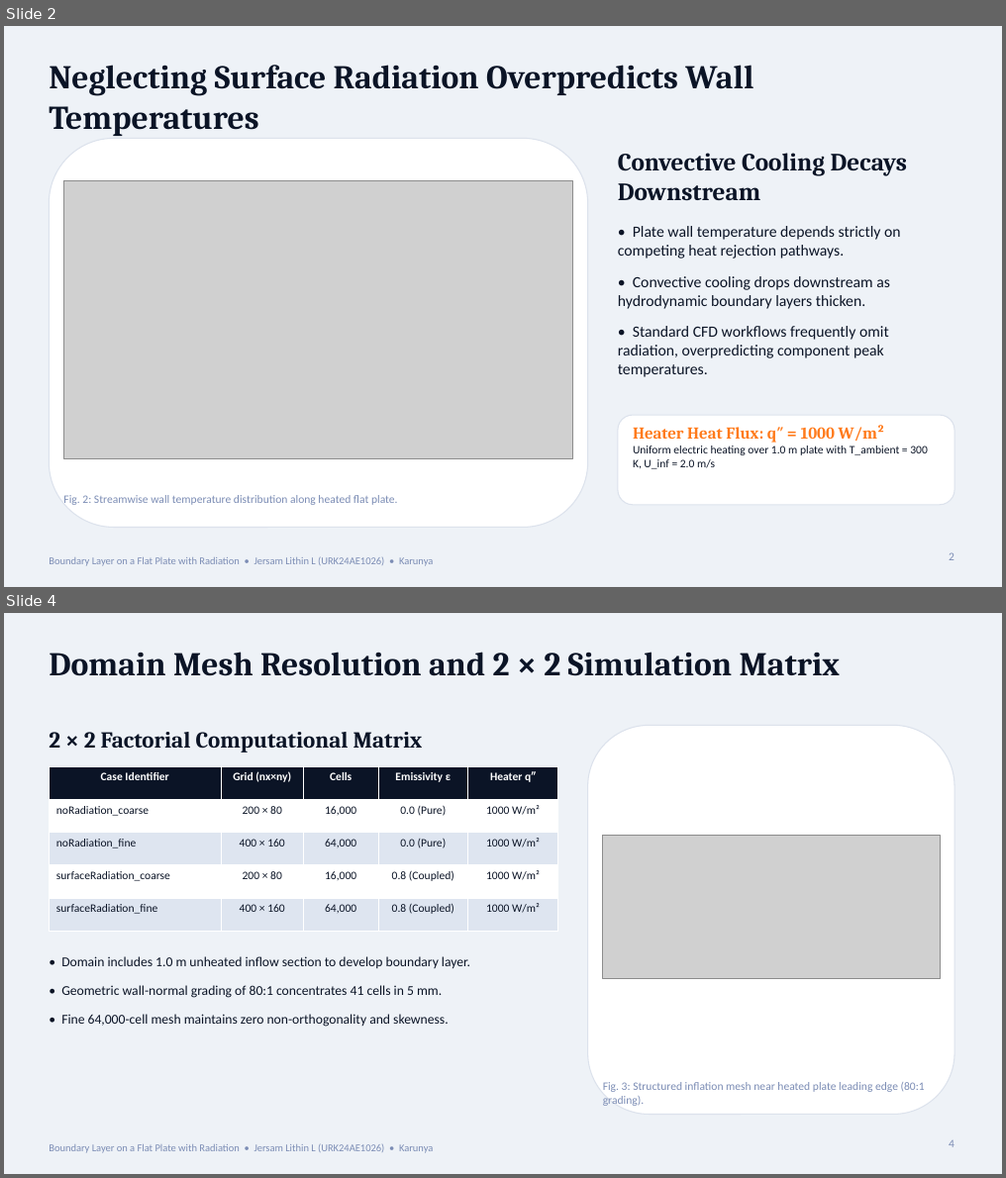
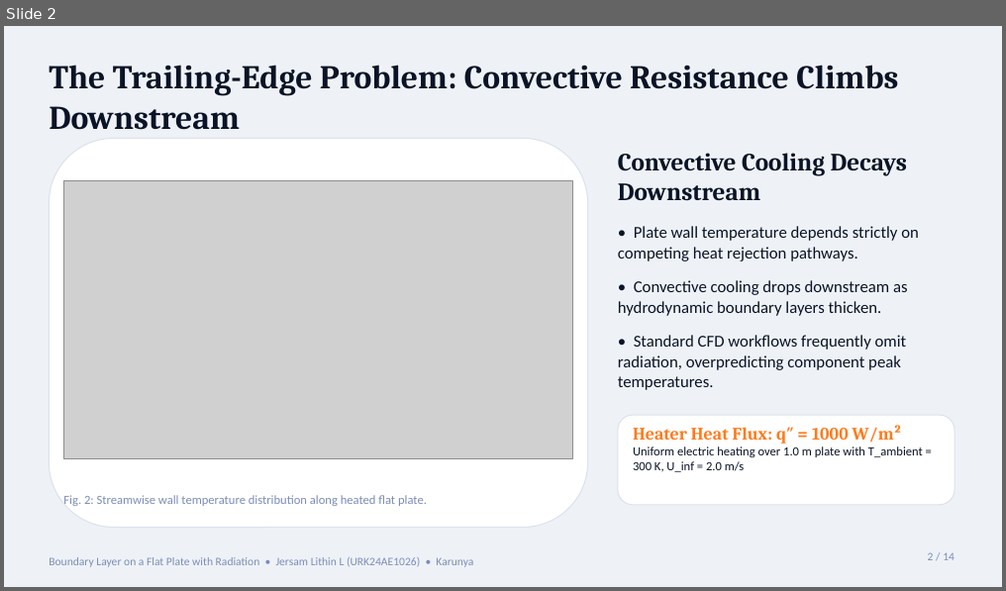
Before and after one commit to Jersam-l/flat-plate-with-radiation-cfd, a slide deck: Flat_Plate_Radiation_CFD_Pitch.pptx. Shown one above the other, each under a label of ours: slides 2 and 4 before the commit, slide 2 after it; the slides between them are not shown. The pictures are 1006x1178 and 1006x591 pixels, drawn with LibreOffice and Linux fonts; fonts in the diff are those of the drawing; grey boxes stand for pictures. Boxes give left, top, right and bottom in pixels: in the first picture for what was removed or moved away, otherwise in the second. Text is boxed around its words. In the diff, an @@ line names an element or a change of style, - is before the commit and + after.

Commit message:
feat(pitch): expanded 14-slide narrative story deck with large legible fonts for Jersam Lithin L

```diff
--- a/Flat_Plate_Radiation_CFD_Pitch.pptx
+++ b/Flat_Plate_Radiation_CFD_Pitch.pptx
@@ slide 4 removed at [4, 613, 1002, 1174], background #EEF2F7; not listed: 1 template element that a slide beside it also shows @@
@@ text removed at [49, 652, 841, 676] @@
-Domain Mesh Resolution and 2 × 2 Simulation Matrix
@@ rounded rectangle removed at [588, 725, 954, 1115] @@
@@ text removed at [49, 732, 423, 753] @@
-2 × 2 Factorial Computational Matrix
@@ table removed at [49, 766, 558, 931], 5 rows, 5 columns @@
-Case Identifier | Grid (nx×ny) | Cells | Emissivity ε | Heater q″
-noRadiation_coarse | 200 × 80 | 16,000 | 0.0 (Pure) | 1000 W/m²
-noRadiation_fine | 400 × 160 | 64,000 | 0.0 (Pure) | 1000 W/m²
-surfaceRadiation_coarse | 200 × 80 | 16,000 | 0.8 (Coupled) | 1000 W/m²
-surfaceRadiation_fine | 400 × 160 | 64,000 | 0.8 (Coupled) | 1000 W/m²
@@ picture removed at [603, 836, 940, 978] @@
@@ text removed at [61, 957, 470, 1027] @@
-• Domain includes 1.0 m unheated inflow section to develop boundary layer.
-• Geometric wall-normal grading of 80:1 concentrates 41 cells in 5 mm.
-• Fine 64,000-cell mesh maintains zero non-orthogonality and skewness.
@@ text removed at [603, 1082, 925, 1106] @@
-Fig. 3: Structured inflation mesh near heated plate leading edge (80:1 grading).
@@ text removed at [948, 1141, 954, 1148] @@
-4
@@ slide 2 changed as well @@
@@ text at [49, 65, 898, 130]: text changed @@
-Neglecting Surface Radiation Overpredicts Wall Temperatures
+The Trailing-Edge Problem: Convective Resistance Climbs Downstream
@@ text at [618, 226, 919, 390]: size 15 to 16 pt in "• Plate wall temperature depends strictly on ...", "• Convective cooling drops downstream as hydrodynamic ...", "• Standard CFD workflows frequently omit radiation, ..."; more space between paragraphs @@
@@ text "Heater Heat Flux: q″ = ..." at [633, 425, 923, 472]: size 16 to 17 pt in "Heater Heat Flux: q″ = 1000 W/m²"; size 11 to 12 pt in "Uniform electric heating over 1.0 m plate ..." @@
@@ text "Fig. 2: Streamwise wall temperature ..." at [63, 495, 427, 506]: size 11 to 12 pt @@
@@ text "Boundary Layer on a Flat ..." at [49, 558, 473, 568]: size 10 to 11 pt @@
@@ text at [928, 553, 954, 561]: text changed @@
-2
+2 / 14
```
Also in this commit, not shown: 6 other slides changed, 7 slides added, 55 other files.
